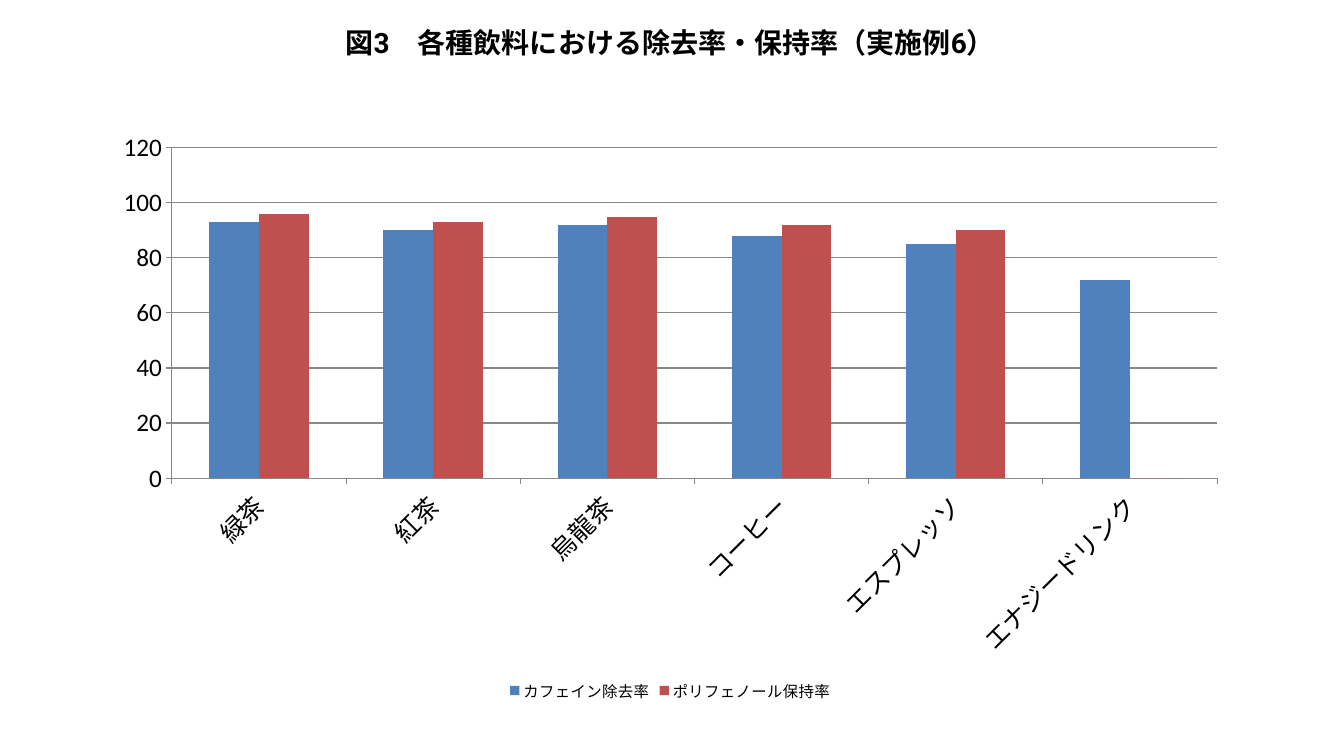
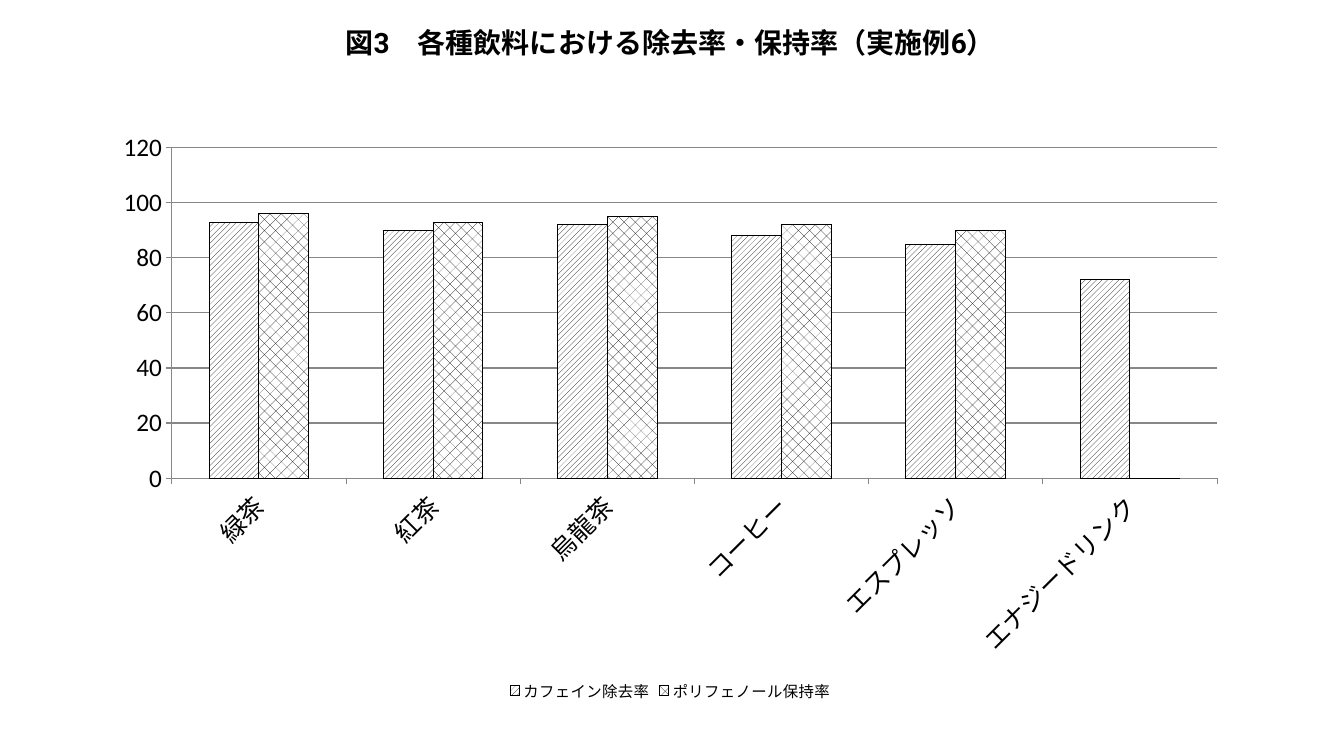
Before and after one commit to bougtoir/medical-accident-its-analysis, a slide deck: slide 3 of montmorillonite_decaf/patent_figures.pptx. Drawn at 1344x756 pixels with LibreOffice and Linux fonts; fonts in the diff are those of the drawing. Boxes give left, top, right and bottom in pixels: in the first picture for what was removed or moved away, otherwise in the second. Text is boxed around its words. In the diff, an @@ line names an element or a change of style, - is before the commit and + after.

```diff
--- a/montmorillonite_decaf/patent_figures.pptx
+++ b/montmorillonite_decaf/patent_figures.pptx
@@ column chart at bbox=[101, 121, 1240, 706] @@
@@ colour of カフェイン除去率 #4F81BD to pattern #000000 on #FFFFFF @@
@@ colour of ポリフェノール保持率 #C0504D to pattern #000000 on #FFFFFF @@
```
Also in this commit, not shown: 4 other slides changed, 9 other files.
